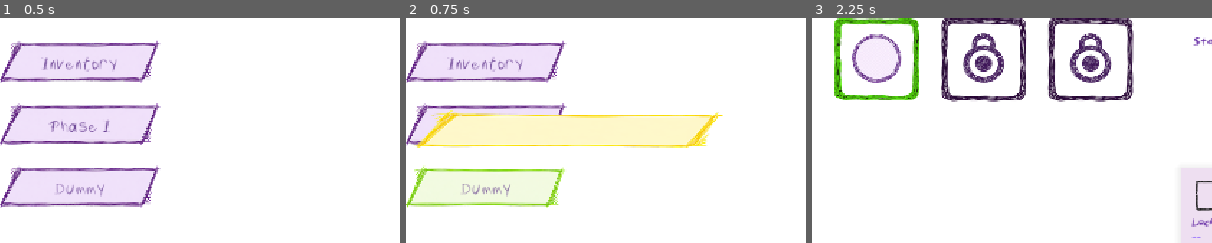
Above: before the commit, frames 1-3 (left to right).
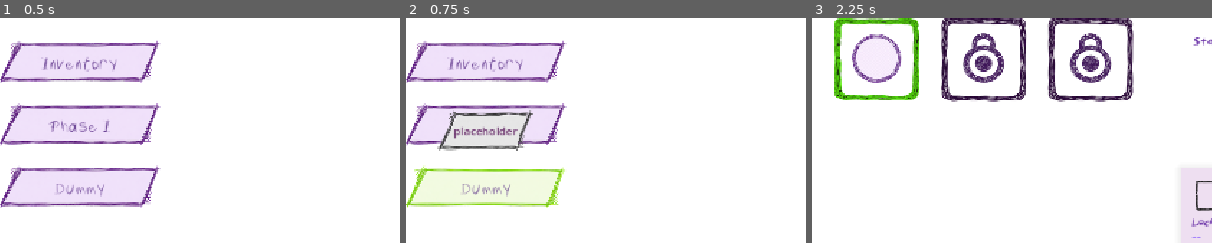
Above: after the commit, the same moments.

Repository: bharadwajaaniseti/lumina-geometry
Game: Godot game, scene res://scenes/menu/Menu.tscn
Two runs of this game, one before a commit and one after it. Both use one fixed random seed, a clock stepped at 60 frames per second and the inputs below.
Inputs (mouse positions are % of the whole screen's width and height, from its top left):
- Up to frame 1 (0.5 s): no input
- Up to frame 2 (0.75 s): click "Dummy" at 0.5 s
- Up to frame 3 (2.25 s): click (90, 7) at 1.25 s; click "Inventory" at 2 s
The pictures show only the part of the screen within x 0-50%, y 26-76%; the shares and areas given below are measured in that part.

Frame 1 is identical in both runs. In frame 2, 10% of the frame differs, in the area x 2-80%, y 40-60%; in frame 3, nothing differs.

Commit message:
basic hover is working for now

Diff:
--- a/core/autoload/hover_card_global.tscn
+++ b/core/autoload/hover_card_global.tscn
@@ -1,6 +1,88 @@
 [gd_scene format=3 uid="uid://behj7xrfjae3e"]
 
-[ext_resource type="Script" uid="uid://cnygt2vfy220e" path="res://core/autoload/hover_card_global.gd" id="1_mpsvy"]
+[ext_resource type="Script" uid="uid://cam0li2f5p7b8" path="res://scripts/ui/shared/HoverCardGlobal.gd" id="1_mpsvy"]
+[ext_resource type="Texture2D" uid="uid://c5h4n8js5od68" path="res://assets/sprites/ui/panels/234x62 disabled.png" id="2_h8pq1"]
 
 [node name="HoverCardGlobal" type="CanvasLayer" unique_id=540467073]
+layer = 100
 script = ExtResource("1_mpsvy")
+screen_padding = 5.0
+upgrade_title_color = Color(0, 0, 0, 1)
+upgrade_text_color = Color(0, 0, 0, 1)
+
+[node name="Root" type="Control" parent="." unique_id=742846524]
+layout_mode = 3
+anchors_preset = 0
+offset_right = 40.0
+offset_bottom = 40.0
+mouse_filter = 2
+
+[node name="Bubble" type="NinePatchRect" parent="Root" unique_id=1267352611]
+layout_mode = 1
+offset_right = 48.0
+offset_bottom = 48.0
+texture = ExtResource("2_h8pq1")
+patch_margin_left = 20
+patch_margin_top = 20
+patch_margin_right = 20
+patch_margin_bottom = 20
+
+[node name="ContentMargin" type="MarginContainer" parent="Root/Bubble" unique_id=2144640148]
+layout_mode = 1
+anchors_preset = 15
+anchor_right = 1.0
+anchor_bottom = 1.0
+grow_horizontal = 2
+grow_vertical = 2
+mouse_filter = 2
+theme_override_constants/margin_left = 24
+theme_override_constants/margin_top = 18
+theme_override_constants/margin_right = 24
+theme_override_constants/margin_bottom = 18
+
+[node name="VBox" type="VBoxContainer" parent="Root/Bubble/ContentMargin" unique_id=1054784854]
+layout_mode = 2
+mouse_filter = 2
+theme_override_constants/separation = 6
+alignment = 1
+
+[node name="TitleLabel" type="Label" parent="Root/Bubble/ContentMargin/VBox" unique_id=357041731]
+visible = false
+layout_mode = 2
+horizontal_alignment = 1
+vertical_alignment = 1
+autowrap_mode = 3
+
+[node name="MessageLabel" type="Label" parent="Root/Bubble/ContentMargin/VBox" unique_id=148619089]
+layout_mode = 2
+horizontal_alignment = 1
+vertical_alignment = 1
+autowrap_mode = 3
+
+[node name="ArrowTop" type="TextureRect" parent="Root" unique_id=1810907988]
+visible = false
+layout_mode = 1
+anchors_preset = -1
+expand_mode = 1
+stretch_mode = 3
+
+[node name="ArrowBottom" type="TextureRect" parent="Root" unique_id=2008826413]
+visible = false
+layout_mode = 1
+anchors_preset = -1
+expand_mode = 1
+stretch_mode = 3
+
+[node name="ArrowLeft" type="TextureRect" parent="Root" unique_id=199323402]
+visible = false
+layout_mode = 1
+anchors_preset = -1
+expand_mode = 1
+stretch_mode = 3
+
+[node name="ArrowRight" type="TextureRect" parent="Root" unique_id=1867679682]
+visible = false
+layout_mode = 1
+anchors_preset = -1
+expand_mode = 1
+stretch_mode = 3
--- a/scenes/menu/Menu.tscn
+++ b/scenes/menu/Menu.tscn
@@ -207,7 +207,9 @@
 texture_disabled = ExtResource("6_tk7dy")
 texture_focused = ExtResource("4_wt574")
 script = ExtResource("11_cjuhj")
-hover_text = "Placeholder button for future content."
+hover_text = "placeholder"
+hover_title = "Dummy"
+hover_style = 2
 
 [node name="Label" type="Label" parent="SideMargin/VBoxContainer/DummyBtnWrap" unique_id=717767359]
 layout_mode = 1
--- /dev/null
+++ b/scripts/ui/shared/HoverCardGlobal.gd
@@ -0,0 +1,244 @@
+extends CanvasLayer
+
+enum TooltipStyle {
+	INFO,
+	DANGER,
+	UPGRADE
+}
+
+@export var tooltip_offset: Vector2 = Vector2(0, -10)
+@export var appear_distance: float = 8.0
+@export var enter_time: float = 0.16
+@export var exit_time: float = 0.12
+@export var max_width: float = 420.0
+@export var screen_padding: float = 12.0
+@export var target_gap: float = 10.0
+@export var arrow_overlap: float = 2.0
+
+@export var info_title_color: Color = Color("6d356f")
+@export var info_text_color: Color = Color("6d356f")
+
+@export var danger_title_color: Color = Color("8b2e4f")
+@export var danger_text_color: Color = Color("8b2e4f")
+
+@export var upgrade_title_color: Color = Color("6c3bb8")
+@export var upgrade_text_color: Color = Color("6c3bb8")
+
+@onready var root_box: Control = $Root
+@onready var bubble: NinePatchRect = $Root/Bubble
+@onready var content_margin: MarginContainer = $Root/Bubble/ContentMargin
+@onready var vbox: VBoxContainer = $Root/Bubble/ContentMargin/VBox
+@onready var title_label: Label = $Root/Bubble/ContentMargin/VBox/TitleLabel
+@onready var message_label: Label = $Root/Bubble/ContentMargin/VBox/MessageLabel
+
+@onready var arrow_top: TextureRect = $Root/ArrowTop
+@onready var arrow_bottom: TextureRect = $Root/ArrowBottom
+@onready var arrow_left: TextureRect = $Root/ArrowLeft
+@onready var arrow_right: TextureRect = $Root/ArrowRight
+
+var _tween: Tween
+var _target_control: Control = null
+var _showing: bool = false
+var _current_style: int = TooltipStyle.INFO
+var _current_side: String = "bottom"
+
+func _ready() -> void:
+	layer = 100
+	root_box.visible = false
+	root_box.mouse_filter = Control.MOUSE_FILTER_IGNORE
+	bubble.mouse_filter = Control.MOUSE_FILTER_IGNORE
+	title_label.visible = false
+	_hide_all_arrows()
+	root_box.modulate = Color(1, 1, 1, 0)
+
+func show_card(
+	text: String,
+	anchor_control: Control,
+	custom_offset: Vector2 = Vector2.ZERO,
+	title: String = "",
+	style: int = TooltipStyle.INFO
+) -> void:
+	if anchor_control == null:
+		return
+
+	_target_control = anchor_control
+	_current_style = style
+
+	title_label.visible = not title.strip_edges().is_empty()
+	title_label.text = title
+	message_label.text = text
+
+	_apply_style(style)
+	await _refresh_size()
+
+	var tooltip_pos: Vector2 = _get_best_position(anchor_control, custom_offset)
+	_place_arrows(anchor_control)
+
+	root_box.position = tooltip_pos + Vector2(0, appear_distance)
+	root_box.scale = Vector2(0.98, 0.98)
+	root_box.visible = true
+	_showing = true
+
+	if _tween != null and _tween.is_valid():
+		_tween.kill()
+
+	_tween = create_tween()
+	_tween.set_parallel(true)
+	_tween.set_trans(Tween.TRANS_CUBIC)
+	_tween.set_ease(Tween.EASE_OUT)
+	_tween.tween_property(root_box, "position", tooltip_pos, enter_time)
+	_tween.tween_property(root_box, "scale", Vector2.ONE, enter_time)
+	_tween.tween_property(root_box, "modulate:a", 1.0, enter_time)
+
+func hide_card() -> void:
+	if not _showing:
+		return
+
+	_showing = false
+
+	if _tween != null and _tween.is_valid():
+		_tween.kill()
+
+	_tween = create_tween()
+	_tween.set_parallel(true)
+	_tween.set_trans(Tween.TRANS_CUBIC)
+	_tween.set_ease(Tween.EASE_IN)
+	_tween.tween_property(root_box, "position", root_box.position + Vector2(0, 6), exit_time)
+	_tween.tween_property(root_box, "scale", Vector2(0.98, 0.98), exit_time)
+	_tween.tween_property(root_box, "modulate:a", 0.0, exit_time)
+
+	await _tween.finished
+
+	if not _showing:
+		root_box.visible = false
+		_hide_all_arrows()
+		_target_control = null
+
+func _process(_delta: float) -> void:
+	if not _showing:
+		return
+	if not is_instance_valid(_target_control):
+		hide_card()
+		return
+
+	var tooltip_pos: Vector2 = _get_best_position(_target_control, Vector2.ZERO)
+	root_box.position = tooltip_pos
+	_place_arrows(_target_control)
+
+func _apply_style(style: int) -> void:
+	match style:
+		TooltipStyle.DANGER:
+			title_label.add_theme_color_override("font_color", danger_title_color)
+			message_label.add_theme_color_override("font_color", danger_text_color)
+		TooltipStyle.UPGRADE:
+			title_label.add_theme_color_override("font_color", upgrade_title_color)
+			message_label.add_theme_color_override("font_color", upgrade_text_color)
+		_:
+			title_label.add_theme_color_override("font_color", info_title_color)
+			message_label.add_theme_color_override("font_color", info_text_color)
+
+func _refresh_size() -> void:
+	var title_font: Font = title_label.get_theme_font("font")
+	var title_size_px: int = title_label.get_theme_font_size("font_size")
+
+	var msg_font: Font = message_label.get_theme_font("font")
+	var msg_size_px: int = message_label.get_theme_font_size("font_size")
+
+	var title_size: Vector2 = Vector2.ZERO
+	if title_label.visible:
+		title_size = title_font.get_multiline_string_size(
+			title_label.text,
+			HORIZONTAL_ALIGNMENT_CENTER,
+			max_width,
+			title_size_px
+		)
+
+	var msg_size: Vector2 = msg_font.get_multiline_string_size(
+		message_label.text,
+		HORIZONTAL_ALIGNMENT_CENTER,
+		max_width,
+		msg_size_px
+	)
+
+	var separation: int = vbox.get_theme_constant("separation")
+
+	var content_w: float = max(title_size.x, msg_size.x)
+	var content_h: float = msg_size.y
+	if title_label.visible:
+		content_h += title_size.y + float(separation)
+
+	var margin_left: int = content_margin.get_theme_constant("margin_left")
+	var margin_top: int = content_margin.get_theme_constant("margin_top")
+	var margin_right: int = content_margin.get_theme_constant("margin_right")
+	var margin_bottom: int = content_margin.get_theme_constant("margin_bottom")
+
+	var final_w: float = min(max_width, content_w) + margin_left + margin_right
+	var final_h: float = content_h + margin_top + margin_bottom
+
+	# 🔥 THIS IS THE FIX
+	bubble.size = Vector2(final_w, final_h)
+	root_box.size = bubble.size
+
+	# Force labels to respect width
+	title_label.custom_minimum_size = Vector2(min(max_width, title_size.x), 0)
+	message_label.custom_minimum_size = Vector2(min(max_width, msg_size.x), 0)
+
+	await get_tree().process_frame
+
+func _get_best_position(control: Control, custom_offset: Vector2) -> Vector2:
+	var rect: Rect2 = control.get_global_rect()
+	var viewport_rect: Rect2 = get_viewport().get_visible_rect()
+	var bubble_size: Vector2 = bubble.size
+
+	var preferred_above: Vector2 = Vector2(
+		rect.position.x + rect.size.x * 0.5 - bubble_size.x * 0.5,
+		rect.position.y - bubble_size.y - target_gap
+	) + tooltip_offset + custom_offset
+
+	var preferred_below: Vector2 = Vector2(
+		rect.position.x + rect.size.x * 0.5 - bubble_size.x * 0.5,
+		rect.position.y + rect.size.y + target_gap
+	) + tooltip_offset + custom_offset
+
+	var fits_above: bool = preferred_above.y >= screen_padding
+	var fits_below: bool = preferred_below.y + bubble_size.y <= viewport_rect.size.y - screen_padding
+
+	var pos: Vector2
+
+	if fits_above:
+		pos = preferred_above
+		_current_side = "bottom"
+	elif fits_below:
+		pos = preferred_below
+		_current_side = "top"
+	else:
+		pos = preferred_below
+		_current_side = "top"
+
+	pos.x = clamp(pos.x, screen_padding, viewport_rect.size.x - bubble_size.x - screen_padding)
+	pos.y = clamp(pos.y, screen_padding, viewport_rect.size.y - bubble_size.y - screen_padding)
+
+	return pos
+
+func _place_arrows(control: Control) -> void:
+	_hide_all_arrows()
+
+	var rect: Rect2 = control.get_global_rect()
+	var center_x: float = rect.position.x + rect.size.x * 0.5
+	var center_y: float = rect.position.y + rect.size.y * 0.5
+
+	match _current_side:
+		"top":
+			arrow_top.visible = true
+			arrow_top.position.x = clamp(center_x - arrow_top.size.x * 0.5 - root_box.position.x, 8.0, bubble.size.x - arrow_top.size.x - 8.0)
+			arrow_top.position.y = -arrow_top.size.y + arrow_overlap
+		"bottom":
+			arrow_bottom.visible = true
+			arrow_bottom.position.x = clamp(center_x - arrow_bottom.size.x * 0.5 - root_box.position.x, 8.0, bubble.size.x - arrow_bottom.size.x - 8.0)
+			arrow_bottom.position.y = bubble.size.y - arrow_overlap
+
+func _hide_all_arrows() -> void:
+	arrow_top.visible = false
+	arrow_bottom.visible = false
+	arrow_left.visible = false
+	arrow_right.visible = false
--- a/scripts/ui/shared/hover_hint.gd
+++ b/scripts/ui/shared/hover_hint.gd
@@ -2,6 +2,9 @@
 class_name HoverHint
 
 @export_multiline var hover_text: String = ""
+@export var hover_title: String = ""
+
+@export_enum("Info", "Danger", "Upgrade") var hover_style: int = 0
 @export var hover_offset: Vector2 = Vector2.ZERO
 
 func _ready() -> void:
Binary file added: assets/sprites/ui/arrows/Bottom.png
Not shown, added: assets/sprites/ui/arrows/Bottom.png.import
Binary file added: assets/sprites/ui/arrows/Left.png
Not shown, added: assets/sprites/ui/arrows/Left.png.import
Binary file added: assets/sprites/ui/arrows/Right.png
Not shown, added: assets/sprites/ui/arrows/Right.png.import
Binary file added: assets/sprites/ui/arrows/Top.png
Not shown, added: assets/sprites/ui/arrows/Top.png.import
Binary file added: assets/sprites/ui/panels/background-removed-background-removed (14).png
Not shown, added: assets/sprites/ui/panels/background-removed-background-removed (14).png.import
Binary file added: assets/sprites/ui/panels/hover panel.png
Not shown, added: assets/sprites/ui/panels/hover panel.png.import
(and 1 more such lines)
